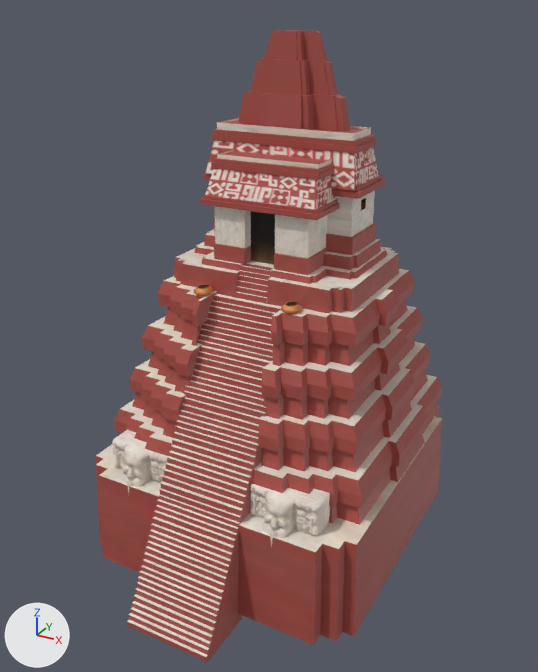
Before and after pictures for a commit that changed the COLLADA model art/meshes/structural/maya_protoclassic/templomaior_2.dae.
Both versions are drawn from a 50 mm camera at (20.6, -36.9, 26.5) aimed at (0.5, -0.3, 8.2). Lighting does not change. The marker at lower left points along +X, +Y and +Z. Vertices at the same position are counted once.

The first picture shows 'gtemple_2'.
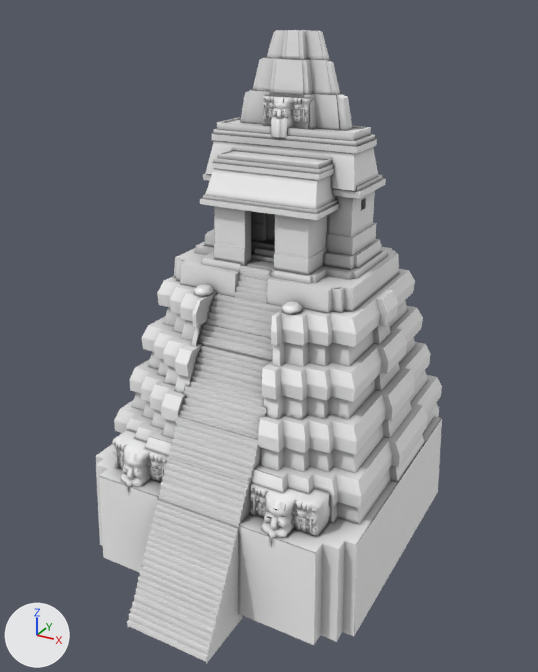
Location of each change, [x1, y1, x2, y2] in pixels of the pictures (538 x 672 px; the box of a moved part takes in the faces that stretch with it):
'gtemple_2', surface changed, reshaped (brown to grey)
    both: [96, 30, 442, 664]
part 1 of me_cubo_442, added
    after: [263, 96, 314, 138]
part 2 of me_cubo_442, moved or reshaped
    before: [239, 30, 350, 265]
    after: [240, 30, 353, 263]
part 3 of me_cubo_442, surface changed (brown to grey)
    both: [96, 118, 442, 664]

What the commit changed:
Picture 'Untitled.008.png' (img_untitled_008_png) is new.
Material 'Material_001.003' (mat_material_001_003) changes its picture from img_maya_protoclassic_struct_png to img_untitled_008_png.
me_cubo_442 is used by ob_gtemple_2; location (0.0, 0.0, 0.0).
me_cubo_442 had 2949 vertices, 4934 faces and spanned x -9.1..9.4, y -11.8..12.0, z -6.7..25.4.
me_cubo_442 now has 3446 vertices, 5882 faces and spans x -9.1..9.4, y -11.8..12.0, z -6.7..25.4.
me_cubo_442 part 1: the loose piece of 487 vertices spanning x -7.0..-2.8, y -8.1..-5.3, z -0.9..2.1 is copied, and the copy is scaled about its middle by 0.694, then moved by (4.9, 9.2, 20.2); it spans x -1.4..1.5, y 1.6..3.5, z 19.8..21.9.
Part 2, on me_cubo_442:
12 vertices are removed from x -1.2..1.6, y 2.8..3.6, z 23.8..25.4.
99 faces are deleted.
121 vertices in x -3.7..3.8, y 2.1..4.6, z 18.3..25.4 move by (0.0, 0.3, 0.0).
88 vertices in x -2.8..3.2, y 2.5..4.8, z 18.1..25.4 move by (0.0, 0.2, 0.0).
11 vertices in x 0.6..1.7, y 2.7..3.9, z 18.1..25.4 move by (0.1, 0.2, 0.0).
11 vertices in x 0.8..1.9, y 2.3..4.6, z 18.3..23.8 move by (0.1, 0.3, 0.0).
4 vertices in x -3.1..-1.3, y 3.1..4.5, z 21.0..22.1 move by (-0.1, 0.2, 0.0).
4 vertices in x -1.3..1.4, y 1.8..2.2, z 18.1..22.1 move by (0.0, 0.4, 0.0).
13 vertices move from x -2.2..1.1, y -0.1..4.0, z 12.6..25.4 to x -2.3..1.2, y 2.1..3.9, z 12.5..25.4.
17 vertices are added at x -1.2..1.6, y 0.3..4.2, z 12.6..25.4.
5 new vertices lie (2.2, 0.0, 0.0) away from vertices in x -1.1, y 0.3..1.1, z 12.6..13.3.
107 new faces join them.
me_cubo_442 part 3: 4839 kept faces spanning x -9.1..9.4, y -11.8..12.0, z -6.7..25.4 get new texture (UV) coordinates.
